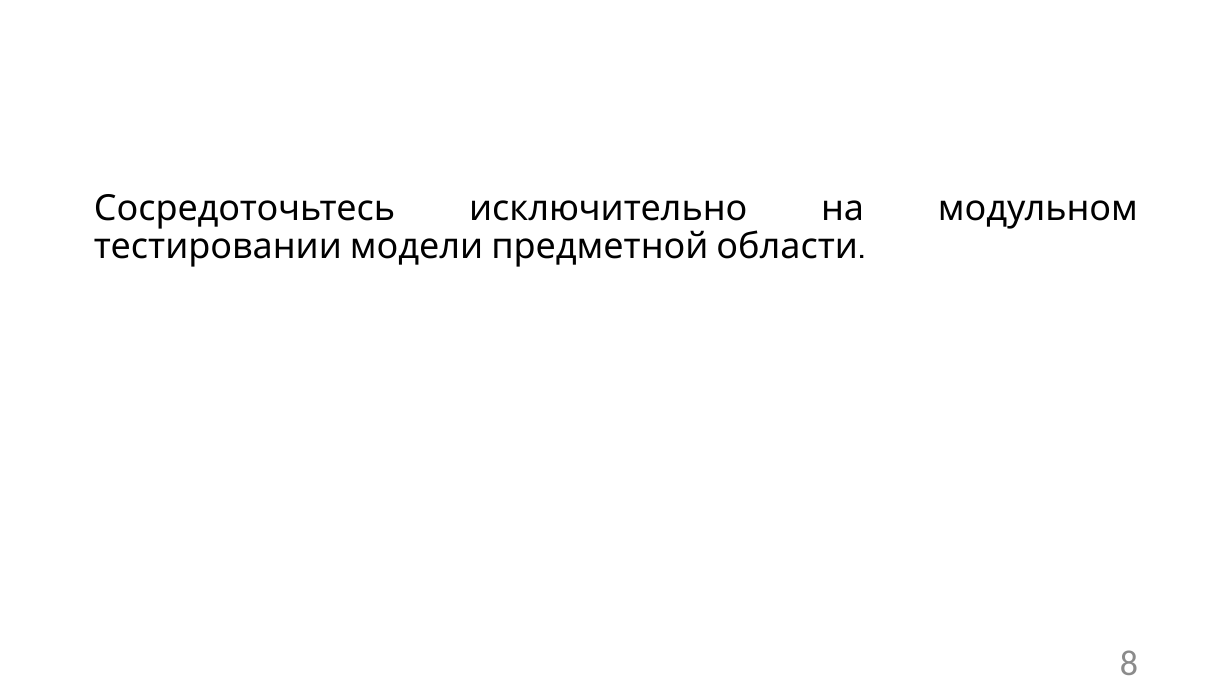
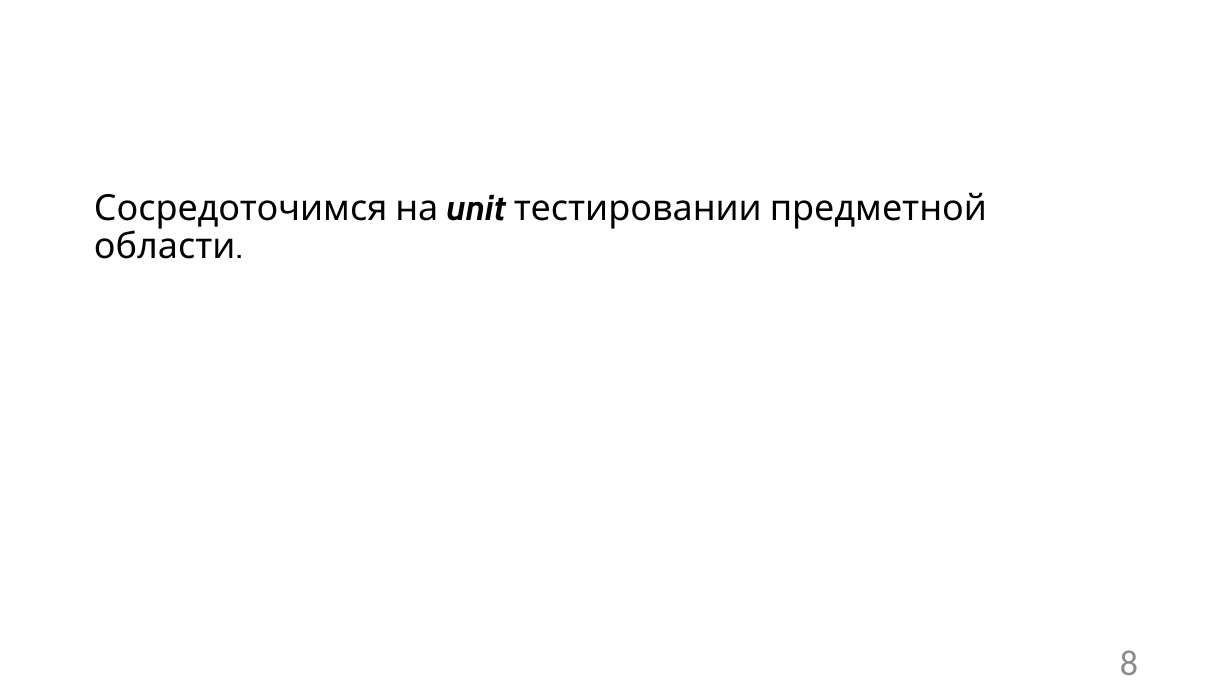
Before and after one commit to Sa1Gur/DbTest.Containers, a slide deck: slide 8 of DbaseTesting.pptx. Drawn at 1232x693 pixels with LibreOffice and Linux fonts; fonts in the diff are those of the drawing; background and template pictures are left out. Boxes give left, top, right and bottom in pixels: in the first picture for what was removed or moved away, otherwise in the second. Text is boxed around its words. In the diff, an @@ line names an element or a change of style, - is before the commit and + after.

```diff
--- a/DbaseTesting.pptx
+++ b/DbaseTesting.pptx
@@ text at bbox=[94, 192, 987, 259]: text changed @@
-Сосредоточьтесь исключительно на модульном тестировании модели предметной области.
+Сосредоточимся на unit тестировании предметной области.
```
Also in this commit, not shown: 13 other slides changed, 2 slides removed.
